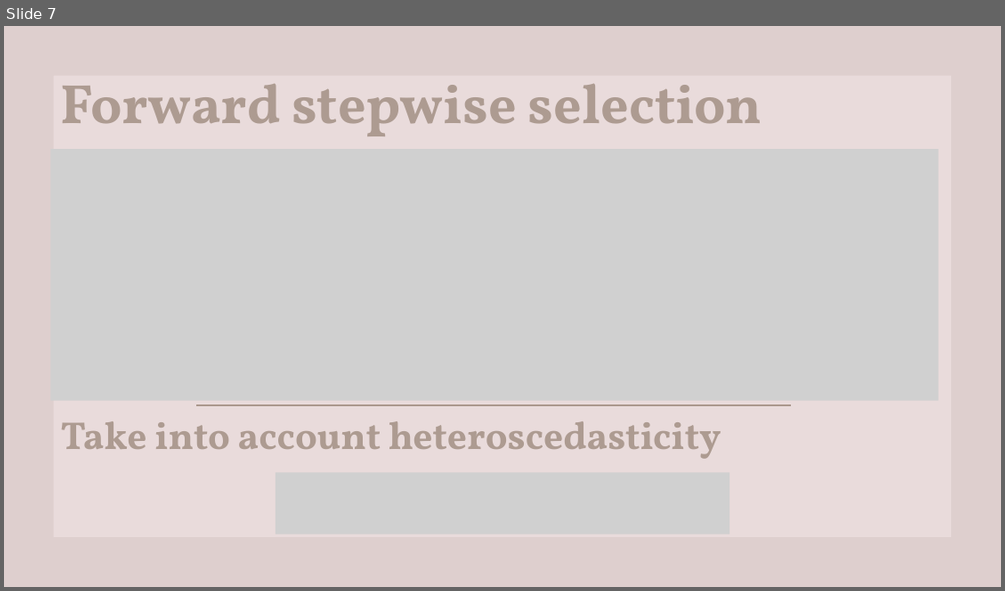
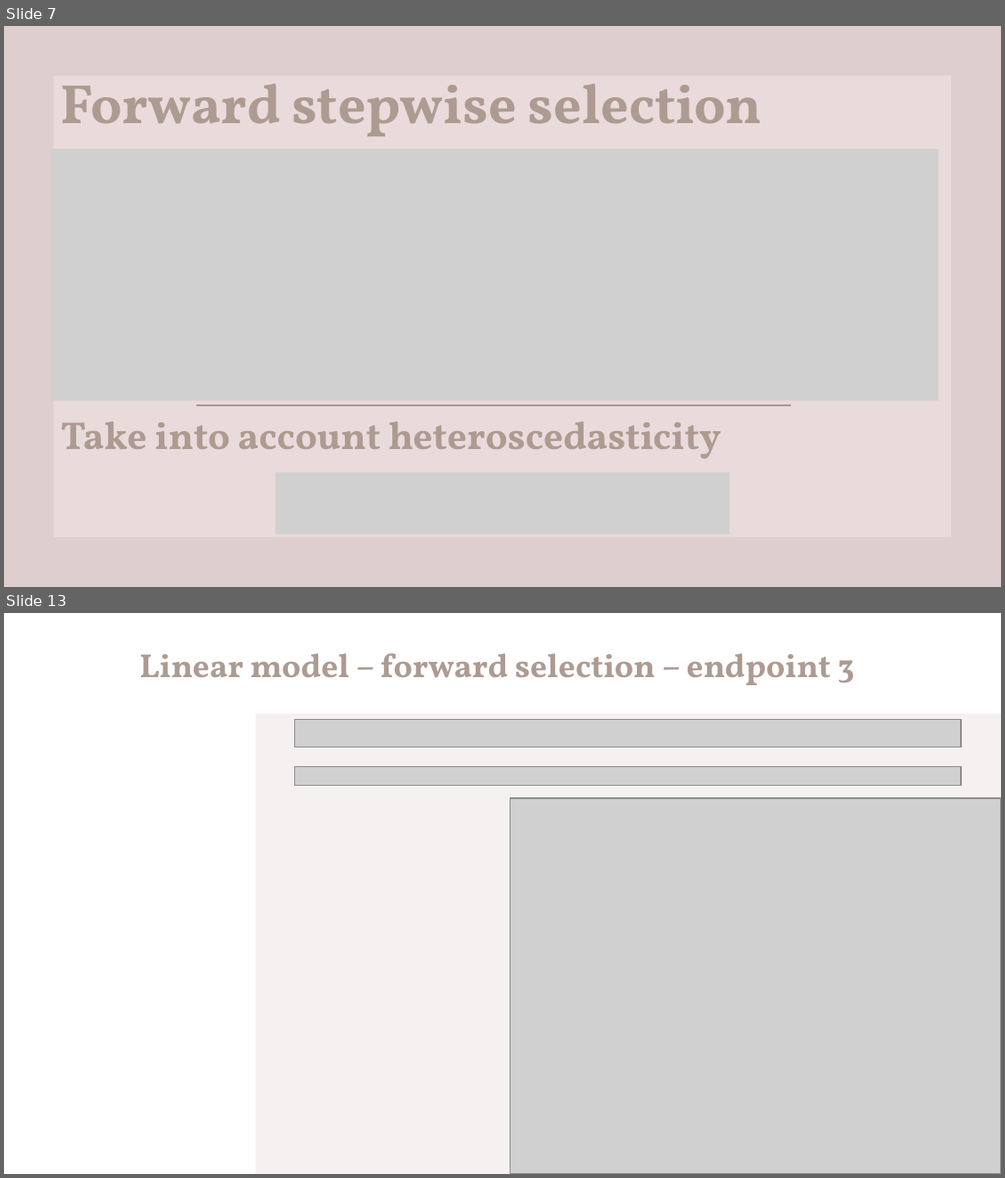
Before and after one commit to domenico-rgs/EFSA-Project, a slide deck: Presentation.pptx. Shown one above the other, each under a label of ours: slide 7 before the commit, slides 7 and 13 after it; the slides between them are not shown. The pictures are 1005x591 and 1005x1178 pixels, drawn with LibreOffice and Linux fonts; fonts in the diff are those of the drawing; grey boxes stand for pictures. Boxes give left, top, right and bottom in pixels: in the first picture for what was removed or moved away, otherwise in the second. Text is boxed around its words. In the diff, an @@ line names an element or a change of style, - is before the commit and + after.

Commit message:
modifiche a ppt ed endpoint

```diff
--- a/Presentation.pptx
+++ b/Presentation.pptx
@@ slide 13 added at <box>4,613,1001,1174</box>, background #FFFFFF @@
@@ text added at <box>139,653,854,685</box>, 24 pt, text #AD9B91, bold @@
+Linear model – forward selection – endpoint 3
@@ rectangle added at <box>255,714,1001,1174</box>, fill #F5F1F0 @@
@@ picture added at <box>294,720,961,747</box> @@
@@ picture added at <box>294,766,961,785</box> @@
@@ picture added at <box>510,798,1001,1174</box> @@
```
Also in this commit, not shown: 3 slides changed, 2 other slides added, 3 other files.
